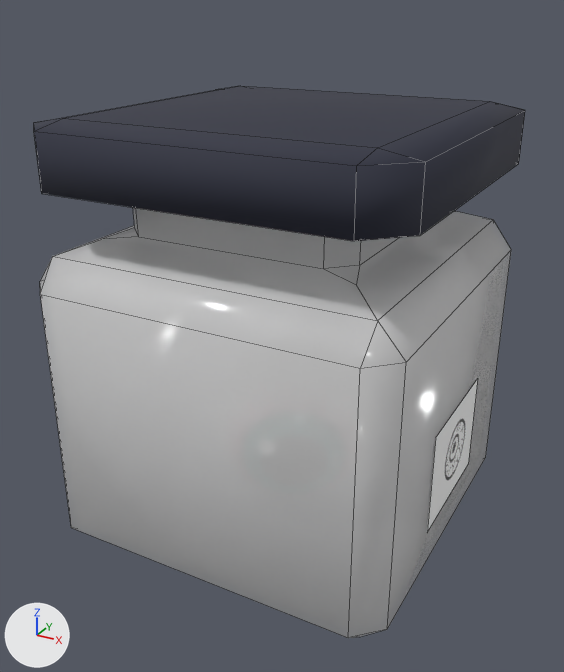
The FBX model Assets/Models/Ingredients/Eye.fbx, before and after one commit.
Both versions are drawn from a camera (50 mm lens) standing at (3.02, -5.74, 4.63) and looking at (-0.05, -0.16, 1.84). Lighting does not change. The marker at lower left points along +X, +Y and +Z. Mesh edges are drawn as thin lines. Where no turn or scale is listed for an object, it has been applied to the vertices.

The older version as bpy lines, for what is in view:
```python
me_cube_002 = bpy.data.meshes.new('Cube.002')
me_cube_002.from_pydata(...)  # 24 vertices, 26 faces; spans x -1.61..1.53, y -1.58..1.56, z 3.21..3.77
me_cube_002.materials.append(mat_jarcap)  # dark blue #2d2f3f
me_cube_003 = bpy.data.meshes.new('Cube.003')
me_cube_003.from_pydata(...)  # 88 vertices, 90 faces; spans x -1.66..1.53, y -1.59..1.59, z 0.02..3.27
me_cube_003.materials.append(mat_glassjar)  # white #f2f2f2
me_plane = bpy.data.meshes.new('Plane')
me_plane.from_pydata(...)  # 4 vertices, 1 face; spans x 1.542, y -0.581..0.581, z 0.572..1.473
me_plane.materials.append(mat_labeltooth1)  # picture img_labeleye_png
ob_cap = bpy.data.objects.new('Cap', me_cube_002)
ob_cap.location = (0.0, 0.0, 0.0)
ob_jar = bpy.data.objects.new('Jar', me_cube_003)
ob_jar.location = (0.0, 0.0, 0.0)
ob_label = bpy.data.objects.new('Label', me_plane)
ob_label.location = (0.0, 0.0, 0.0)
```
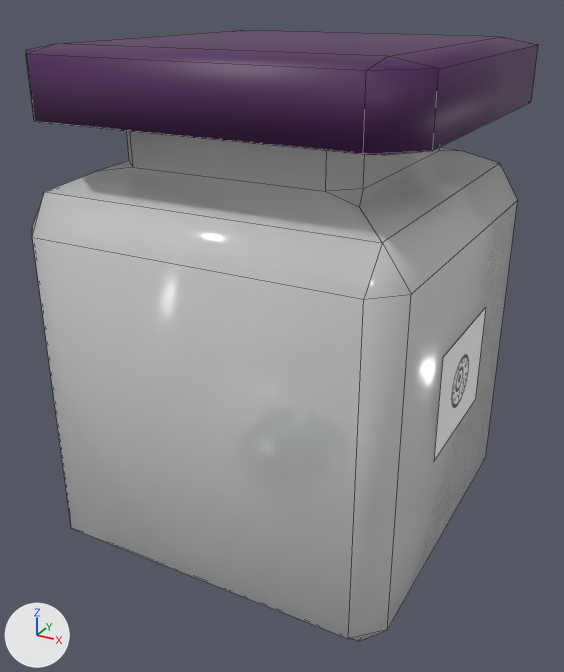
The change in detail:
Picture 'CapLabelEye.png' (img_caplabeleye_png) is new.
Material 'CapLabelHA' (mat_caplabelha) is new.
Its texture is img_caplabeleye_png.
me_cube_003 has 88 vertices, 90 faces and spans x -1.66..1.53, y -1.59..1.59, z 0.02..3.27.
me_cube_003 is used by ob_jar; location (0.0, 0.0, 0.0).
me_cube_003 part 1: the whole mesh is multiplied about its middle by the matrix ((1.0, 0.0, 0.0), (0.0, 1.0, 0.0), (0.0, 0.0, 1.213)), then moved by (0.0, 0.0, 0.3).
Mesh me_plane_1 is new.
It has 28 vertices, 27 faces and spans x -1.56..1.58, y -1.61..1.53, z 1.26..4.3.
It uses material mat_caplabelha (picture img_caplabeleye_png).
Object 'Cap' (ob_cap) is deleted.
Object 'Label' (ob_label) is deleted.
Object 'CapLabel' (ob_caplabel) is new; it shows me_plane_1.
Its location is (0.0, 0.0, 0.0).

Where the change shows, as pixel boxes [x1, y1, x2, y2] in the pictures (564 x 672 px):
'Jar', reshaped (19% taller)
    before: [40, 208, 511, 638]
    after: [32, 131, 518, 641]
'Cap', deleted
    before: [34, 86, 525, 241]
'CapLabel', added (purple)
    after: [26, 30, 538, 460]
'Label', deleted
    before: [427, 379, 478, 532]
